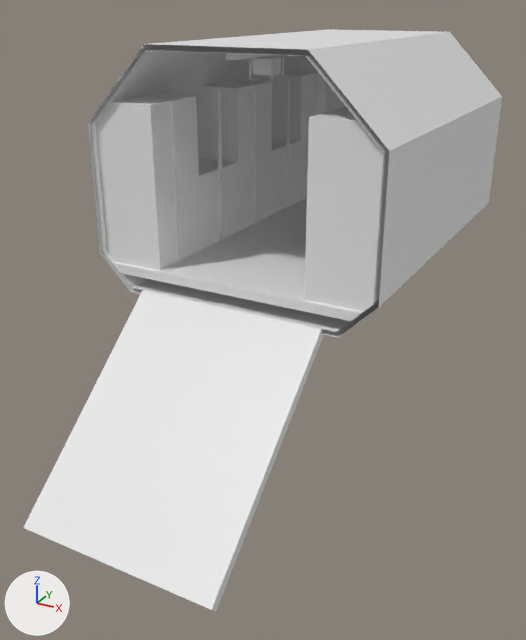
An edit to the glTF model space/src/main/resources/assets/jsspace/jsmodels/ship/small_ramp.gltf, drawn before and after from the same camera.
Camera for both pictures: a 50 mm camera at (4.27, -11.86, 3.44) aimed at (0.0, -4.1, -0.44). The lights are fixed; the arrows at lower left show +X, +Y and +Z. The first picture is the older version. Where no turn or scale is listed for an object, it has been applied to the vertices. Vertices at exactly the same position are counted once.

The older version as bpy lines, for what is in view:
```python
ob_c_0_0_4 = bpy.data.objects.new('c_0_0_4', me_c_0_0_4)
ob_c_0_0_4.location = (0.0, 0.0, 0.0)
ob_c_1_0_4 = bpy.data.objects.new('c_1_0_4', me_c_1_0_4)
ob_c_1_0_4.location = (0.0, 0.0, 0.0)
ob_c_1_1_4 = bpy.data.objects.new('c_1_1_4', me_c_1_1_4)
ob_c_1_1_4.location = (0.0, 0.0, 0.0)
ob_c_1_2_4 = bpy.data.objects.new('c_1_2_4', me_c_1_2_4)
ob_c_1_2_4.location = (0.0, 0.0, 0.0)
ob_c__1_0_4 = bpy.data.objects.new('c_-1_0_4', me_c__1_0_4)
ob_c__1_0_4.location = (0.0, 0.0, 0.0)
ob_c__2_0_4 = bpy.data.objects.new('c_-2_0_4', me_c__2_0_4)
ob_c__2_0_4.location = (0.0, 0.0, 0.0)
ob_c__2_1_4 = bpy.data.objects.new('c_-2_1_4', me_c__2_1_4)
ob_c__2_1_4.location = (0.0, 0.0, 0.0)
ob_c__2_2_0 = bpy.data.objects.new('c_-2_2_0', me_c__2_2_0)
ob_c__2_2_0.location = (0.0, 0.0, 0.0)
ob_c__2_2_4 = bpy.data.objects.new('c_-2_2_4', me_c__2_2_4)
ob_c__2_2_4.location = (0.0, 0.0, 0.0)
# me_c__2_1_4
# before: 0 (-1.9, -5.0, 1.0) at pixel (96, 211), 1 (-1.9, -5.0, 2.0) at pixel (88, 130)
# me_c__2_2_4
# before: 0 (-1.9, -5.0, 2.1) at pixel (87, 122), 1 (-1.0, -5.0, 3.0) at pixel (143, 43), 4 (-1.9, -5.0, 2.0) at pixel (88, 130)
# me_c_1_1_4
# before: 1 (1.9, -5.0, 2.0) at pixel (388, 161), 2 (1.9, -5.0, 1.0) at pixel (381, 258)
# me_c_1_2_4
# before: 1 (1.9, -5.0, 2.1) at pixel (389, 150), 2 (1.9, -5.0, 2.0) at pixel (388, 161), 4 (1.0, -5.0, 3.0) at pixel (307, 49)
# also in view: 'c_-2_2_2' at (-1.45, -2.5, 2.5); 'c_1_1_0' at (1.45, -0.48, 1.5); 'c_1_2_2' at (1.45, -2.5, 2.5); 'c_1_0_3' at (1.45, -3.5, 0.5); 'c_-2_0_3' at (-1.45, -3.5, 0.5)
```
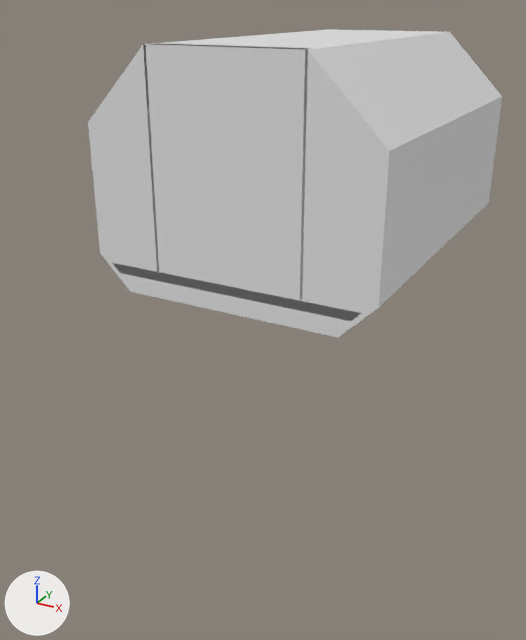
Patch to the scene script:
```diff
--- a/space/src/main/resources/assets/jsspace/jsmodels/ship/small_ramp.gltf.py
+++ b/space/src/main/resources/assets/jsspace/jsmodels/ship/small_ramp.gltf.py
@@ me_c__2_0_4 @@
-me_c__2_0_4.from_pydata(...)  # 61 vertices, 79 faces; spans x -1.9..-1.0, y -7.4..-4.0, z -2.07..1.0
+me_c__2_0_4.from_pydata(...)  # 32 vertices, 39 faces; spans x -1.9..-1.0, y -5.0..-4.0, z 0.0..1.0
+# me_c__2_0_4 part 1
+# 31 vertices are removed from x -1.25..-1.0, y -7.4..-4.92, z -2.07..0.06
+# 45 faces are deleted
+# 2 vertices are added at (-1.8, -5.0, 0.35), (-1.0, -5.0, 1.0)
+# 5 new faces join them
@@ me_c__2_1_4 @@
 # verts and faces of me_c__2_1_4; kept vertices keep their numbers, new ones are numbered from 18
-me_c__2_1_4.from_pydata(...)  # 18 vertices, 24 faces; spans x -1.9..-1.0, y -5.0..-4.0, z 1.0..2.0
+me_c__2_1_4.from_pydata(...)  # 20 vertices, 26 faces; spans x -1.9..-1.0, y -5.0..-4.0, z 1.0..2.0
+# me_c__2_1_4 part 2
+verts[18] = (-1.0, -5.0, 1.0)  # pixel (154, 221)
+verts[19] = (-1.0, -5.0, 2.0)  # pixel (148, 136)
+faces += [(1, 18, 19), (0, 18, 1)]
@@ me_c__2_2_4 @@
 # verts and faces of me_c__2_2_4; kept vertices keep their numbers, new ones are numbered from 20
-me_c__2_2_4.from_pydata(...)  # 20 vertices, 22 faces; spans x -1.9..-1.0, y -5.0..-4.0, z 2.0..3.0
+me_c__2_2_4.from_pydata(...)  # 21 vertices, 24 faces; spans x -1.9..-1.0, y -5.0..-4.0, z 2.0..3.0
+# me_c__2_2_4 part 3
+verts[20] = (-1.0, -5.0, 2.0)  # pixel (148, 136)
+faces += [(0, 20, 1), (0, 4, 20)]
@@ me_c__1_0_4 @@
-me_c__1_0_4.from_pydata(...)  # 53 vertices, 50 faces; spans x -1.0..0.0, y -7.4..-4.0, z -2.07..1.0
+me_c__1_0_4.from_pydata(...)  # 25 vertices, 22 faces; spans x -1.0..0.0, y -5.0..-4.0, z 0.0..1.0
+# me_c__1_0_4 part 4
+# 28 vertices are removed from x -1.0..0.0, y -7.4..-4.92, z -2.07..0.0
+# 30 faces are deleted
+# 2 new faces join them
@@ me_c_0_0_4 @@
-me_c_0_0_4.from_pydata(...)  # 53 vertices, 50 faces; spans x 0.0..1.0, y -7.4..-4.0, z -2.07..1.0
+me_c_0_0_4.from_pydata(...)  # 25 vertices, 22 faces; spans x 0.0..1.0, y -5.0..-4.0, z 0.0..1.0
+# me_c_0_0_4 part 5
+# 28 vertices are removed from x 0.0..1.0, y -7.4..-4.92, z -2.07..0.0
+# 30 faces are deleted
+# 2 new faces join them
@@ me_c_1_0_4 @@
-me_c_1_0_4.from_pydata(...)  # 61 vertices, 79 faces; spans x 1.0..1.9, y -7.4..-4.0, z -2.07..1.0
+me_c_1_0_4.from_pydata(...)  # 32 vertices, 39 faces; spans x 1.0..1.9, y -5.0..-4.0, z 0.0..1.0
+# me_c_1_0_4 part 6
+# 31 vertices are removed from x 1.0..1.25, y -7.4..-4.92, z -2.07..0.06
+# 45 faces are deleted
+# 2 vertices are added at (1.8, -5.0, 0.35), (1.0, -5.0, 1.0)
+# 5 new faces join them
@@ me_c_1_1_4 @@
 # verts and faces of me_c_1_1_4; kept vertices keep their numbers, new ones are numbered from 18
-me_c_1_1_4.from_pydata(...)  # 18 vertices, 24 faces; spans x 1.0..1.9, y -5.0..-4.0, z 1.0..2.0
+me_c_1_1_4.from_pydata(...)  # 20 vertices, 26 faces; spans x 1.0..1.9, y -5.0..-4.0, z 1.0..2.0
+# me_c_1_1_4 part 7
+verts[18] = (1.0, -5.0, 2.0)  # pixel (305, 152)
+verts[19] = (1.0, -5.0, 1.0)  # pixel (303, 245)
+faces += [(1, 18, 2), (2, 18, 19)]
@@ me_c_1_2_4 @@
 # verts and faces of me_c_1_2_4; kept vertices keep their numbers, new ones are numbered from 20
-me_c_1_2_4.from_pydata(...)  # 20 vertices, 22 faces; spans x 1.0..1.9, y -5.0..-4.0, z 2.0..3.0
+me_c_1_2_4.from_pydata(...)  # 21 vertices, 24 faces; spans x 1.0..1.9, y -5.0..-4.0, z 2.0..3.0
+# me_c_1_2_4 part 8
+verts[20] = (1.0, -5.0, 2.0)  # pixel (305, 152)
+faces += [(1, 4, 2), (2, 4, 20)]
@@ ob_ramp_leaf @@
+ob_ramp_leaf = bpy.data.objects.new('ramp_leaf', me_ramp_leaf)  # a box spanning x -0.97..0.97, y 0.0..0.12, z 0.0..2.65
+ob_ramp_leaf.location = (0.0, -5.0, 0.35)
```

Boxes [x1, y1, x2, y2] around the edits, measured in the pictures (526 x 640 px):
'ramp_leaf', added
    after: [145, 44, 308, 301]
'c_0_0_4', reshaped
    before: [111, 261, 314, 600]
    after: [226, 286, 302, 329]
'c_-1_0_4', reshaped
    before: [40, 212, 266, 566]
    after: [157, 271, 227, 313]
'c_1_0_4', reshaped (50% narrower, 72% shorter)
    before: [190, 234, 413, 612]
    after: [301, 234, 413, 338]
'c_1_1_4', reshaped
    before: [306, 145, 420, 258]
    after: [303, 145, 420, 259]
'c_-2_0_4', reshaped
    before: [23, 203, 201, 535]
    after: [96, 212, 159, 298]
'c_1_2_4', reshaped
    before: [308, 45, 421, 161]
    after: [306, 45, 421, 161]
'c_-2_1_4', reshaped
    before: [89, 125, 200, 220]
    after: [89, 131, 156, 221]
'c_-2_2_4', reshaped
    before: [88, 44, 197, 136]
    after: [88, 44, 151, 137]
part 1 of me_c__2_0_4, reshaped
    before: [23, 290, 158, 535]
    after: [96, 212, 159, 298]
part 2 of me_c__2_1_4, added
    after: [89, 131, 154, 221]
part 3 of me_c__2_2_4, added
    after: [88, 45, 149, 137]
part 4 of me_c__1_0_4, cut back
    before: [40, 294, 226, 566]
    after: [157, 272, 227, 313]
part 5 of me_c_0_0_4, cut back
    before: [111, 308, 301, 600]
    after: [226, 287, 302, 329]
part 6 of me_c_1_0_4, reshaped
    before: [190, 325, 324, 612]
    after: [301, 246, 382, 338]
part 7 of me_c_1_1_4, added
    after: [303, 153, 389, 259]
part 8 of me_c_1_2_4, added
    after: [306, 50, 389, 161]
'c_-2_1_2', unchanged, covered by the edit
    before: [197, 106, 272, 187]
'c_-2_2_2', unchanged, covered by the edit
    before: [194, 57, 272, 115]
'c_-1_0_3', unchanged, covered by the edit
    before: [202, 194, 300, 261]
'c_-2_1_0', unchanged, covered by the edit
    before: [272, 93, 326, 162]
